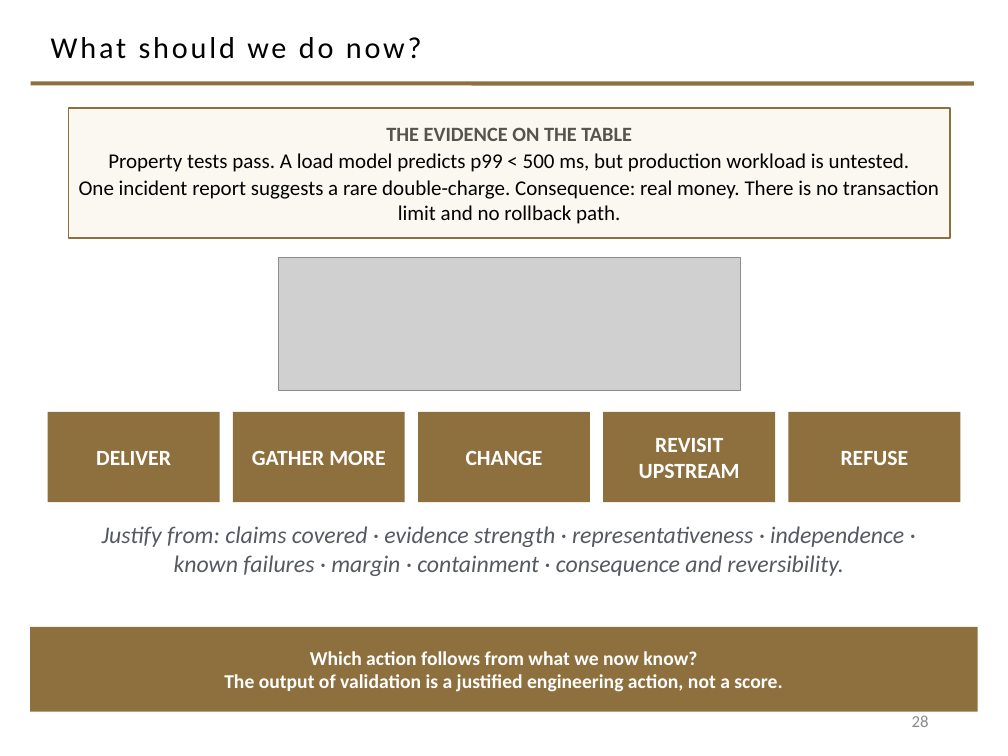
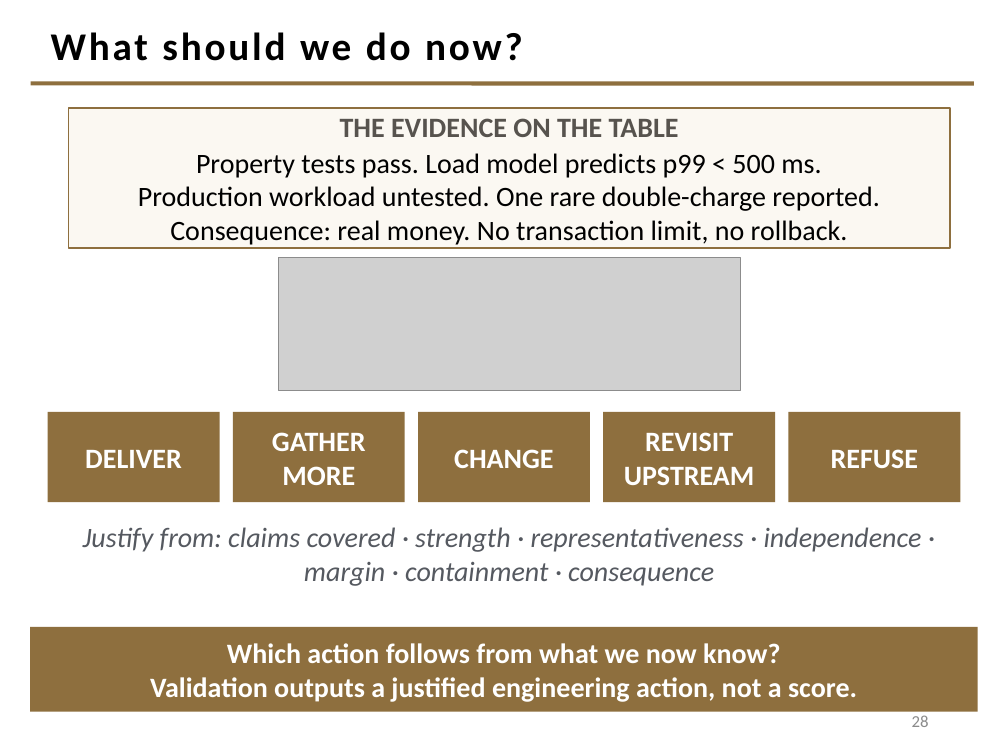
Before and after one commit to davisjam/model-based-agentic-software-engineering, a slide deck: slide 28 of course/lectures/act-1-foundations/08-validation/1-8-Validation.pptx. Drawn at 1008x756 pixels with LibreOffice and Linux fonts; fonts in the diff are those of the drawing; grey boxes stand for pictures; background and template pictures are left out. Boxes give left, top, right and bottom in pixels: in the first picture for what was removed or moved away, otherwise in the second. Text is boxed around its words. In the diff, an @@ line names an element or a change of style, - is before the commit and + after.

```diff
--- a/course/lectures/act-1-foundations/08-validation/1-8-Validation.pptx
+++ b/course/lectures/act-1-foundations/08-validation/1-8-Validation.pptx
@@ title "What should we do now?" at (51, 32, 523, 61): size 21.6 to 28 pt, bold on @@
@@ rectangle "THE EVIDENCE ON THE TABLE": place and size @@
-rectangle "THE EVIDENCE ON THE TABLE" at (69, 108, 951, 238)
+rectangle "THE EVIDENCE ON THE TABLE" at (69, 108, 951, 248)
@@ text in rectangle at (340, 118, 679, 137): size 14.5 to 20 pt in "THE EVIDENCE ON THE TABLE" @@
@@ text in rectangle at (138, 153, 879, 245): text changed; size 15 to 20 pt @@
-Property tests pass. A load model predicts p99 < 500 ms, but production workload is untested.
-One incident report suggests a rare double-charge. Consequence: real money. There is no transaction limit and no rollback path.
+Property tests pass. Load model predicts p99 < 500 ms.
+Production workload untested. One rare double-charge reported.
+Consequence: real money. No transaction limit, no rollback.
@@ size 15.5 to 20 pt in 5 elements at (47, 412, 220, 503), (233, 412, 405, 503), (418, 412, 591, 503), (603, 412, 775, 503), (788, 412, 961, 503) @@
@@ text at (83, 527, 922, 586): text changed; size 17 to 20 pt @@
-Justify from: claims covered · evidence strength · representativeness · independence · known failures · margin · containment · consequence and reversibility.
+Justify from: claims covered · strength · representativeness · independence · margin · containment · consequence
@@ text in rectangle at (227, 643, 780, 663): size 14 to 20 pt in "Which action follows from what we now ..." @@
@@ text in rectangle at (150, 677, 857, 702): text changed; size 14 to 20 pt @@
-The output of validation is a justified engineering action, not a score.
+Validation outputs a justified engineering action, not a score.
```
Also in this commit, not shown: 26 other slides changed, 1 slide added, 1 slide removed.
